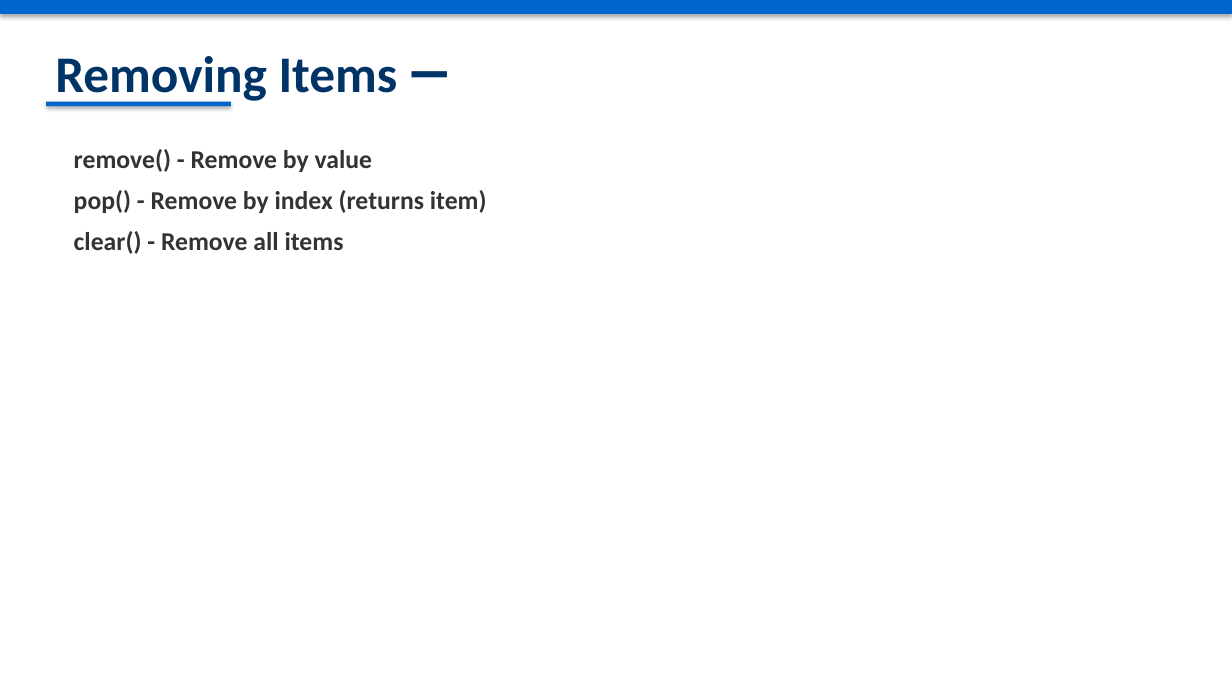
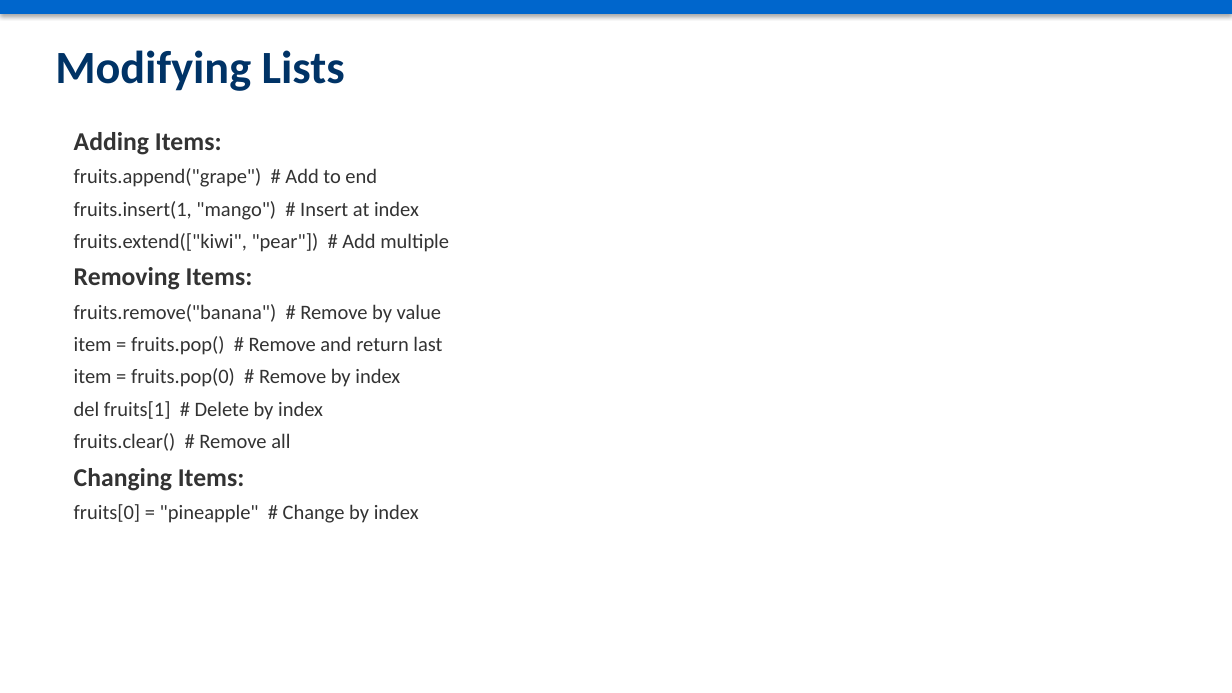
Before and after one commit to YouROS12/courses, a slide deck: slide 4 of python_course/chapter_05_lists/lists.pptx (slide 9 before the commit). Drawn at 1232x693 pixels with LibreOffice and Linux fonts; fonts in the diff are those of the drawing. Boxes give left, top, right and bottom in pixels: in the first picture for what was removed or moved away, otherwise in the second. Text is boxed around its words. In the diff, an @@ line names an element or a change of style, - is before the commit and + after.

```diff
--- a/python_course/chapter_05_lists/lists.pptx
+++ b/python_course/chapter_05_lists/lists.pptx
@@ text at (55, 50, 345, 91): text changed; size 40 to 36 pt @@
-Removing Items ➖
+Modifying Lists
@@ rectangle removed at (46, 102, 231, 106) @@
@@ text at (74, 132, 449, 523): text changed; size 20 to 16 pt; bold off @@
-remove() - Remove by value
-pop() - Remove by index (returns item)
-clear() - Remove all items
+Adding Items:
+fruits.append("grape") # Add to end
+fruits.insert(1, "mango") # Insert at index
+fruits.extend(["kiwi", "pear"]) # Add multiple
+Removing Items:
+fruits.remove("banana") # Remove by value
+item = fruits.pop() # Remove and return last
+item = fruits.pop(0) # Remove by index
+del fruits[1] # Delete by index
+fruits.clear() # Remove all
+Changing Items:
+fruits[0] = "pineapple" # Change by index
```
Also in this commit, not shown: 2 other slides changed, 6 slides added, 16 slides removed, 11 other files.
